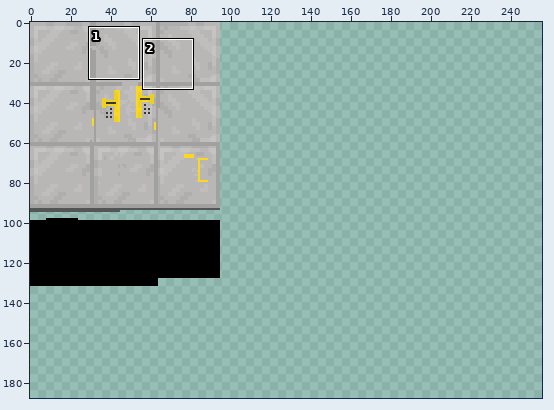
Sprite sheet, stored at src/main/resources/assets/rexcraft/textures/models/armor/great_helm.png. The first picture is a wide view before the edit; the outline marks the close-up.
Close-up. As it was:
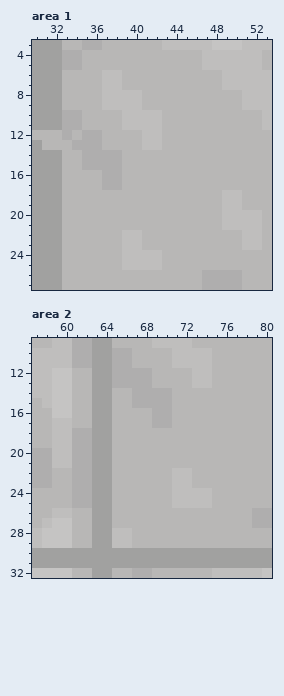
The file is 256x256 pixels. Colours within 5 levels of each other are drawn and written as one. Shown: area 1: x 30..53, y 3..27; area 2: x 57..80, y 9..32. The wide view leaves out empty margins. The commit also changed other parts of the picture, which this record leaves out.
Once edited:
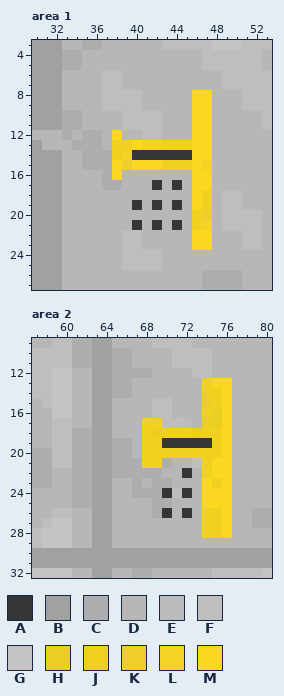
Palette (. is transparent): A #353637  B #a1a1a0  C #afaeae  D #b8b7b6  E #b9bbbd  F #bfbebd  G #c5c4c3  H #eace21  J #f1d120  K #efcd2b  L #f5d226  M #fcd720
From old to new:
{"where": "area 1"}
{"y":8,"x":46,"old":"DD","new":"MM"}
{"y":9,"x":46,"old":"DD","new":"MM"}
{"y":10,"x":46,"old":"DD","new":"MM"}
{"y":11,"x":46,"old":"DD","new":"MM"}
{"y":12,"x":38,"old":"D","new":"M"}
{"y":12,"x":46,"old":"DD","new":"MM"}
{"y":13,"x":38,"old":"DDDFFDDDDD","new":"JJMLLJJJMM"}
{"y":14,"x":38,"old":"CDDDDDDDDD","new":"JLAAAAAAMM"}
{"y":15,"x":38,"old":"CDDDDDDDDD","new":"MKMMMJJJML"}
{"y":16,"x":38,"old":"C","new":"M"}
{"y":16,"x":46,"old":"DD","new":"MM"}
{"y":17,"x":42,"old":"D","new":"A"}
{"y":17,"x":44,"old":"D","new":"A"}
{"y":17,"x":46,"old":"DD","new":"MM"}
{"y":18,"x":46,"old":"DD","new":"MJ"}
{"y":19,"x":40,"old":"D","new":"A"}
{"y":19,"x":42,"old":"D","new":"A"}
{"y":19,"x":44,"old":"D","new":"A"}
{"y":19,"x":46,"old":"DD","new":"MJ"}
{"y":20,"x":46,"old":"DD","new":"JK"}
{"y":21,"x":40,"old":"D","new":"A"}
{"y":21,"x":42,"old":"D","new":"A"}
{"y":21,"x":44,"old":"D","new":"A"}
{"y":21,"x":46,"old":"DD","new":"JL"}
{"y":22,"x":46,"old":"DD","new":"MM"}
{"y":23,"x":46,"old":"DD","new":"MM"}
{"where": "area 2"}
{"y":13,"x":67,"old":"CC","new":"DD"}
{"y":13,"x":73,"old":"FFDD","new":"DJMM"}
{"y":14,"x":65,"old":"DDCCCC","new":"CCDDDD"}
{"y":14,"x":74,"old":"DDD","new":"JJM"}
{"y":15,"x":67,"old":"CCCC","new":"DDFF"}
{"y":15,"x":74,"old":"DDD","new":"HJM"}
{"y":16,"x":69,"old":"CC","new":"FF"}
{"y":16,"x":74,"old":"DDD","new":"JHM"}
{"y":17,"x":68,"old":"DCCDD","new":"JJFFE"}
{"y":17,"x":74,"old":"DDD","new":"HHM"}
{"y":18,"x":68,"old":"DDDDDDDDD","new":"JHJJJHJJM"}
{"y":19,"x":65,"old":"DD","new":"CC"}
{"y":19,"x":68,"old":"DDDDDDDDD","new":"JJAAAAAJM"}
{"y":20,"x":65,"old":"DD","new":"CC"}
{"y":20,"x":68,"old":"DDDDDDDDD","new":"JJJJJJJJM"}
{"y":21,"x":65,"old":"DDDDDD","new":"CCCJJC"}
{"y":21,"x":73,"old":"DDDD","new":"FJMM"}
{"y":22,"x":65,"old":"DDDDD","new":"CCCCC"}
{"y":22,"x":71,"old":"FF","new":"DA"}
{"y":22,"x":74,"old":"DDD","new":"JMM"}
{"y":23,"x":67,"old":"D","new":"C"}
{"y":23,"x":69,"old":"DDFF","new":"CCDD"}
{"y":23,"x":74,"old":"DDD","new":"MJM"}
{"y":24,"x":67,"old":"DDDD","new":"CCCA"}
{"y":24,"x":72,"old":"FFFDD","new":"ADMMM"}
{"y":25,"x":69,"old":"DDFFFFDD","new":"CCDDDMMM"}
{"y":26,"x":69,"old":"DD","new":"CA"}
{"y":26,"x":72,"old":"D","new":"A"}
{"y":26,"x":74,"old":"DDD","new":"JJM"}
{"y":27,"x":74,"old":"DDD","new":"JJM"}
{"y":28,"x":65,"old":"FF","new":"DD"}
{"y":28,"x":74,"old":"DDD","new":"JJM"}
{"y":29,"x":65,"old":"FF","new":"DD"}
{"label":"changed","picture_box":[112,90,212,250]}
{"label":"changed","picture_box":[112,378,232,548]}
